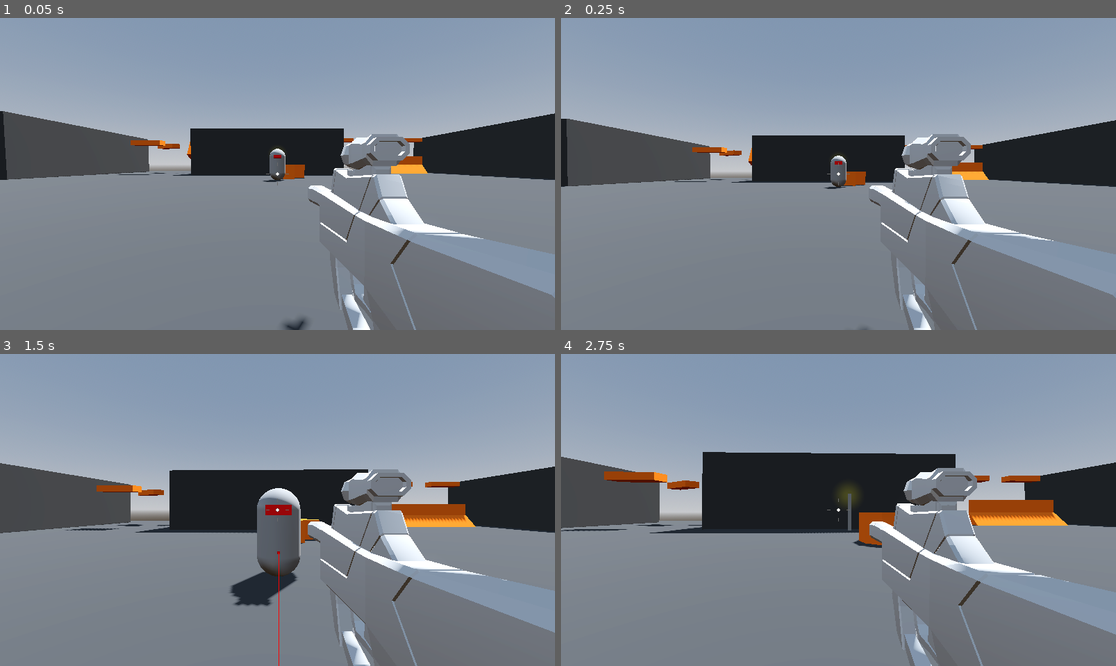
Above: before the commit, frames 1-4 (two rows, left to right).
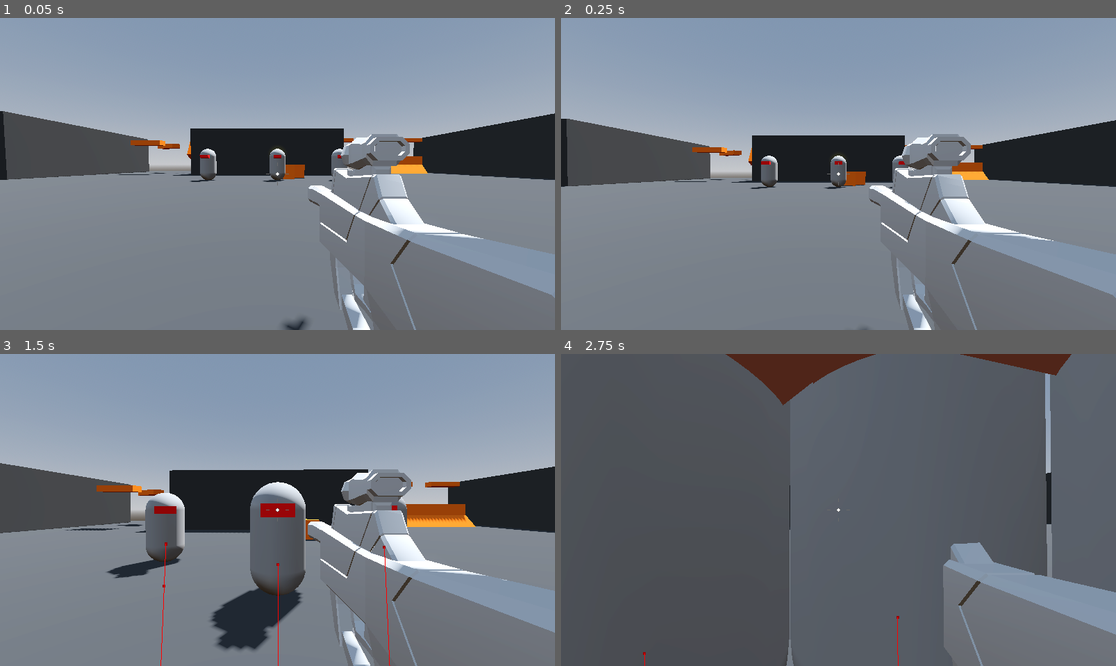
Above: after the commit, the same moments.

Repository: AlexanderMendivil/robo-rampage
Game: Godot game, scene res://levels/SandBox.tscn
Same seed, same stepped clock (60 frames per second), same inputs: the game is played once before the commit and once after it.
Inputs (mouse positions are in pixels of both pictures, inside the frame that each line leads up to):
- Up to frame 1 (0.05 s): no input
- Up to frame 2 (0.25 s): no input
- Up to frame 3 (1.5 s): move the mouse to (305, 510) at 0.52 s; press the mouse at (305, 510) at 0.53 s; hold W (move_forward) from 0.53 s (still down); tap Space (jump) at 0.77, 0.8, 1.07, 1.35 s; move the mouse to (249, 510) at 1.27 s; release the mouse at (249, 510) at 1.28 s
- Up to frame 4 (2.75 s): keep holding W (move_forward); tap Space (jump) at 1.52, 1.82, 2.3 s; click (810, 510) at 1.55 s; move the mouse to (849, 503) at 2.02 s; press the mouse at (849, 503) at 2.03 s

The runs differ from the first frame. In frame 1, 0.4% of the frame differs, in the area x 34-63%, y 41-53%; in frame 2, 0.4%; in frame 3, 5.6%; in frame 4, 86%, in the area x 0-100%, y 0-100%.

Commit message:
health and damage

Diff:
--- a/enemy/enemy.gd
+++ b/enemy/enemy.gd
@@ -1,5 +1,5 @@
 extends CharacterBody3D
-
+class_name Enemy
 
 const SPEED = 5.0
 const JUMP_VELOCITY = 4.5
@@ -7,13 +7,22 @@
 @onready var navigation_agent_3d: NavigationAgent3D = $NavigationAgent3D
 @onready var animation_player: AnimationPlayer = $AnimationPlayer
 
+@export var attack_damage := 20
 @export var attack_range := 1.5
-
+@export var max_hitpoints: int = 100
 var gravity = ProjectSettings.get_setting("physics/3d/default_gravity")
 
 var player: CharacterBody3D
 var provoked := false
 var aggro_range := 12
+
+var hitpoint: int = max_hitpoints:
+	set(value):
+		hitpoint = value
+		if hitpoint <= 0:
+			queue_free()
+		provoked = true
+
 
 func _ready() -> void:
 	player = get_tree().get_first_node_in_group("PLAYER")
@@ -54,4 +63,5 @@
 
 
 func attack() -> void:
-	print("Attacking")
+	if player is Player:
+		player.hitpoint -= attack_damage
--- a/levels/SandBox.tscn
+++ b/levels/SandBox.tscn
@@ -248,3 +248,9 @@
 
 [node name="Enemy" parent="." instance=ExtResource("5_31m12")]
 transform = Transform3D(1, 0, 0, 0, 1, 0, 0, 0, 1, 0, 1, -13)
+
+[node name="Enemy2" parent="." instance=ExtResource("5_31m12")]
+transform = Transform3D(1, 0, 0, 0, 1, 0, 0, 0, 1, 3.95536, 1, -13)
+
+[node name="Enemy3" parent="." instance=ExtResource("5_31m12")]
+transform = Transform3D(1, 0, 0, 0, 1, 0, 0, 0, 1, -4.42489, 1, -13)
--- a/player/player.gd
+++ b/player/player.gd
@@ -1,13 +1,20 @@
 extends CharacterBody3D
-
+class_name Player
 
 const SPEED := 5.0
-@export var jump_height := 1.0
-@export var fall_multiplier := 2.0
+@export var jump_height: float = 1.0
+@export var fall_multiplier: float = 2.0
+@export var max_hitpoints: float = 100.0
 # Get the gravity from the project settings to be synced with RigidBody nodes.
 var gravity = ProjectSettings.get_setting("physics/3d/default_gravity")
+@onready var camera_pivot = $CameraPivot
+
 var mouse_motion := Vector2.ZERO
-@onready var camera_pivot = $CameraPivot
+var hitpoint:float = max_hitpoints:
+	set(value):
+		hitpoint = value
+		if hitpoint <= 0:
+			get_tree().quit()
 
 func _ready():
 	Input.mouse_mode = Input.MOUSE_MODE_CAPTURED
--- a/weapons/hit_scan_weapon.gd
+++ b/weapons/hit_scan_weapon.gd
@@ -6,6 +6,7 @@
 
 @export var fire_rate: float = 14.0
 @export var recoil: float = 0.05
+@export var wepaon_damage: float = 0.0
 @export var weapon_mesh: Node3D
 # Called when the node enters the scene tree for the first time.
 func _ready():
@@ -23,4 +24,6 @@
 func shoot() -> void:
 	cooldown_timer.start(1.0 / fire_rate)
 	weapon_mesh.position.z += recoil
-	print(ray_cast_3d.get_collider())
+	var collider: Object = ray_cast_3d.get_collider()
+	if collider is Enemy:
+		collider.hitpoint -= wepaon_damage
--- a/weapons/smg.tscn
+++ b/weapons/smg.tscn
@@ -4,6 +4,7 @@
 [ext_resource type="PackedScene" uid="uid://dmql0wuhduurv" path="res://models/guns/SMG.glb" id="2_5r4b5"]
 
 [node name="SMG" node_paths=PackedStringArray("weapon_mesh") instance=ExtResource("1_mhn5e")]
+wepaon_damage = 15.0
 weapon_mesh = NodePath("SMG")
 
 [node name="SMG" parent="." index="1" instance=ExtResource("2_5r4b5")]
